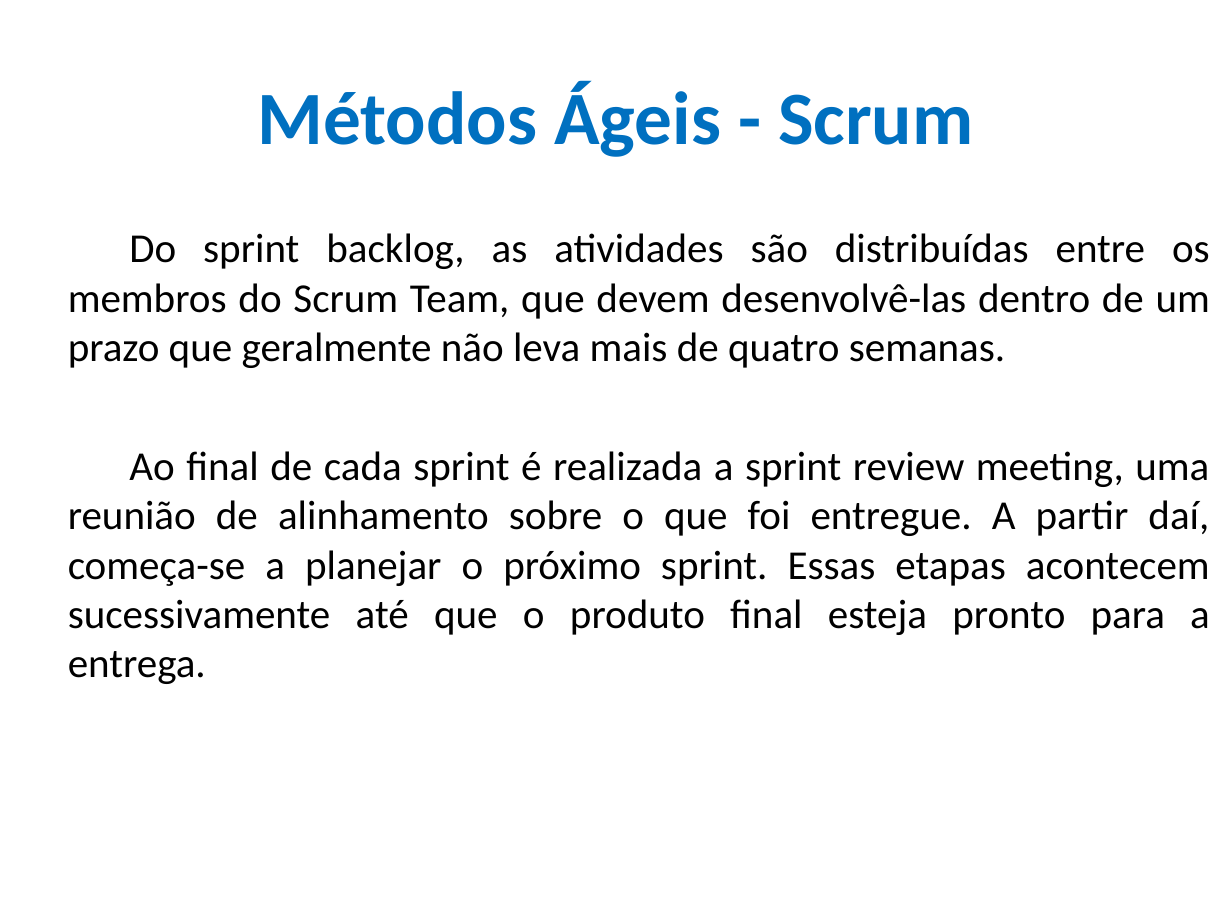
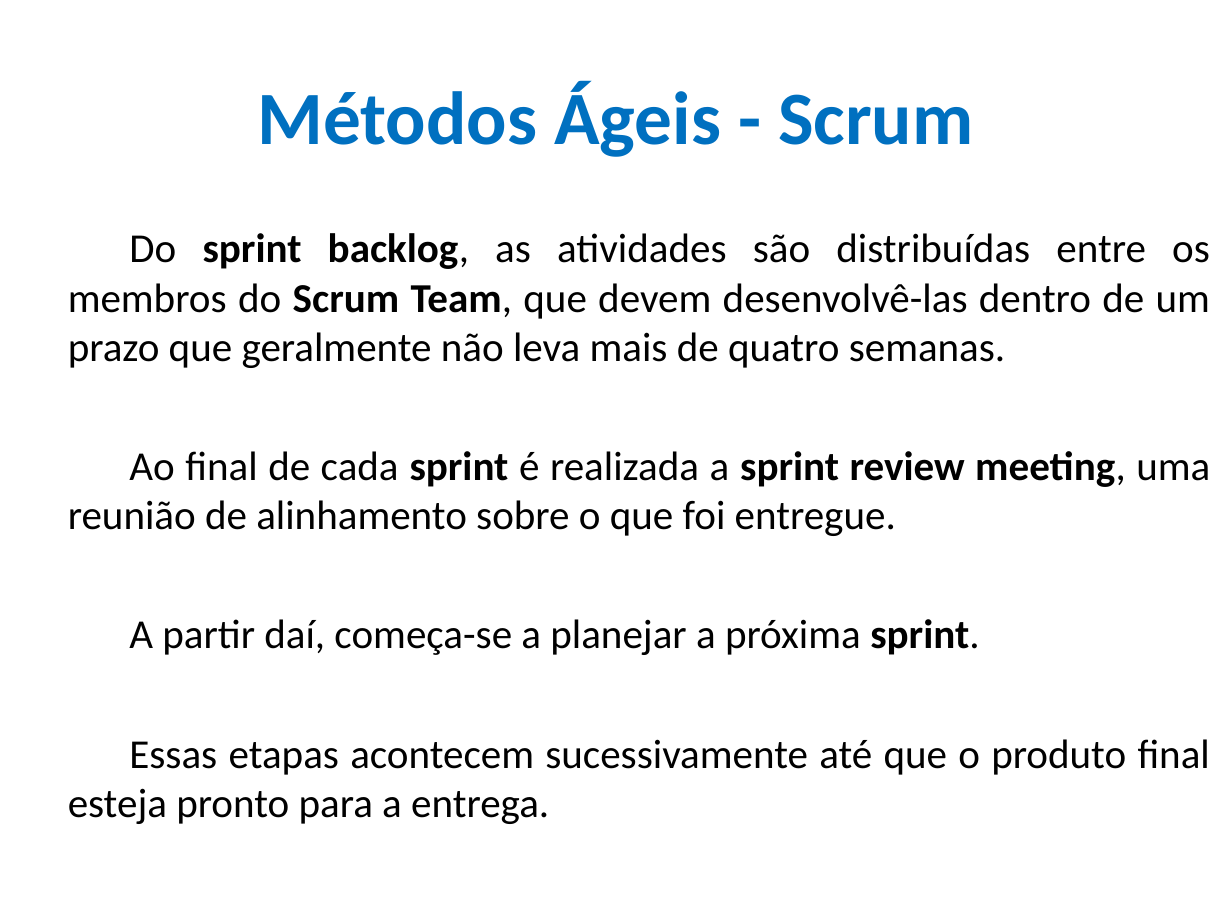
Before and after one commit to CloudEducationBrazil/WydenEngenhariaDeSoftware, a slide deck: slide 31 of 01 Classes/Aulas 01 e 02 Conceitos Eng. Soft e Métodos Ágeis.pptx. Drawn at 1232x924 pixels with LibreOffice and Linux fonts; fonts in the diff are those of the drawing; background and template pictures are left out. Boxes give left, top, right and bottom in pixels: in the first picture for what was removed or moved away, otherwise in the second. Text is boxed around its words. In the diff, an @@ line names an element or a change of style, - is before the commit and + after.

```diff
--- a/01 Classes/Aulas 01 e 02 Conceitos Eng. Soft e Métodos Ágeis.pptx
+++ b/01 Classes/Aulas 01 e 02 Conceitos Eng. Soft e Métodos Ágeis.pptx
@@ text at (x1=68, y1=233, x2=1210, y2=368): bold on in "sprint backlog, Scrum Team," @@
@@ text at (x1=68, y1=451, x2=1210, y2=824): text changed @@
-Ao final de cada sprint é realizada a sprint review meeting, uma reunião de alinhamento sobre o que foi entregue. A partir daí, começa-se a planejar o próximo sprint. Essas etapas acontecem sucessivamente até que o produto final esteja pronto para a entrega.
+Ao final de cada sprint é realizada a sprint review meeting, uma reunião de alinhamento sobre o que foi entregue.
+A partir daí, começa-se a planejar a próxima sprint.
+Essas etapas acontecem sucessivamente até que o produto final esteja pronto para a entrega.
```
Also in this commit, not shown: 21 other slides changed.
